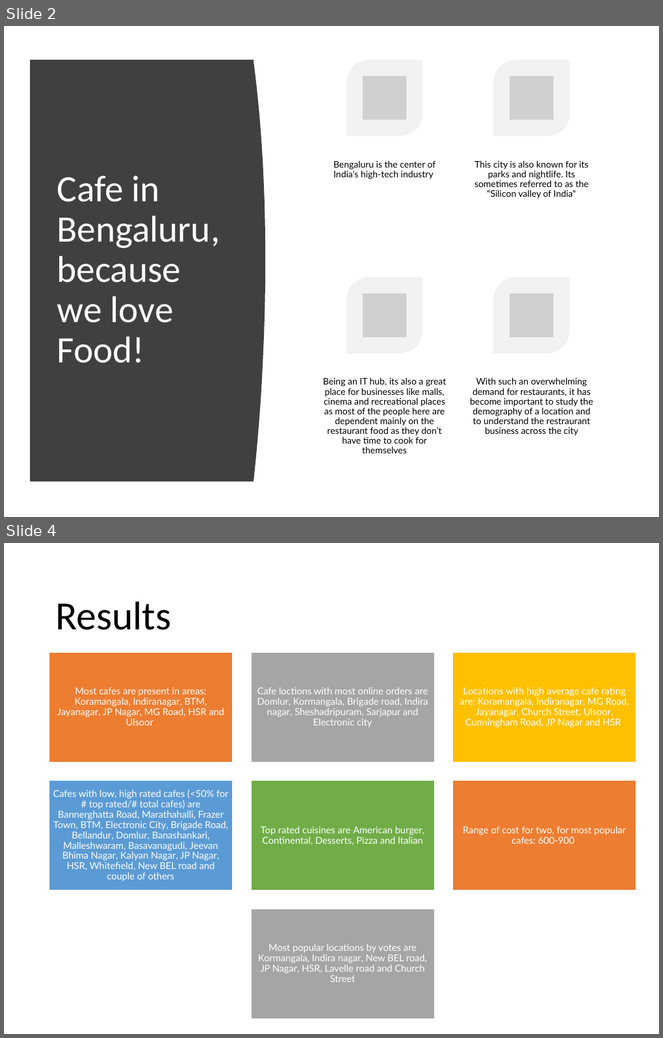
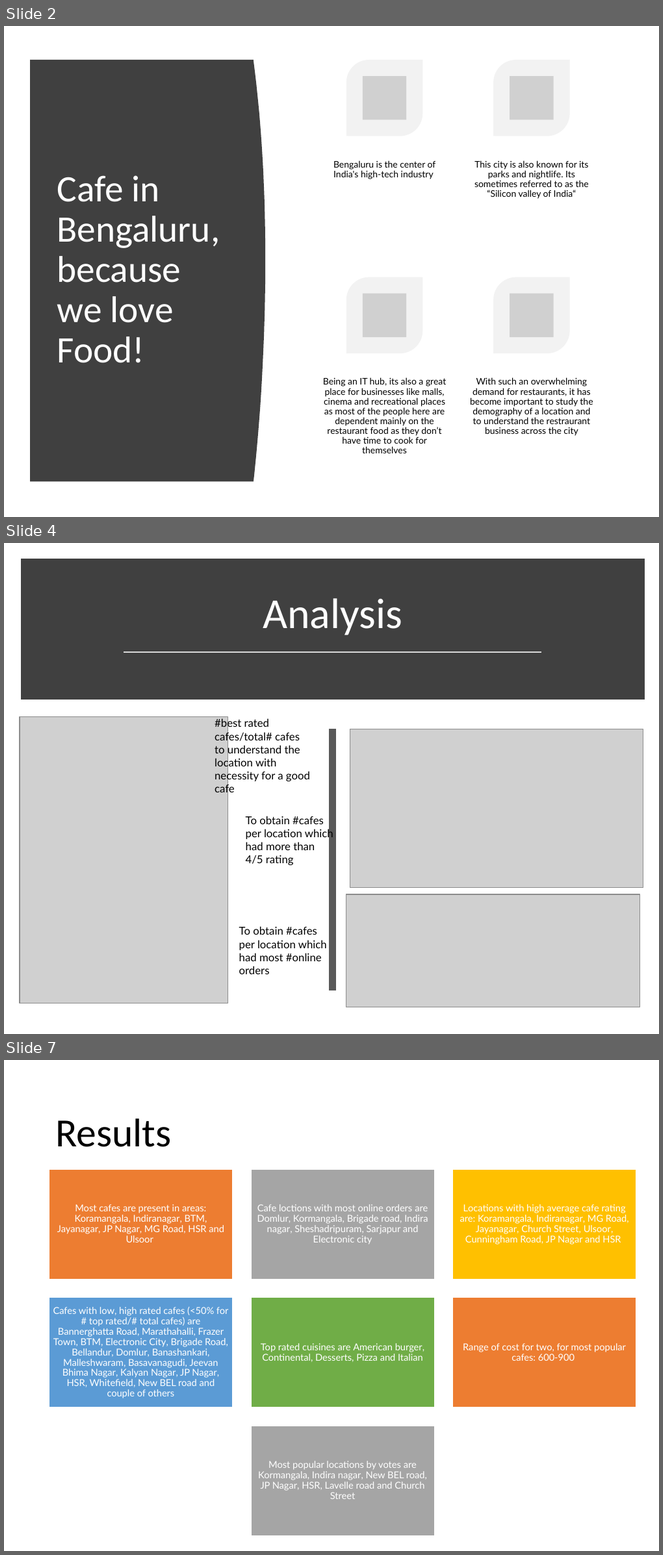
Before and after one commit to Narumanchi/Capstone, a slide deck: Best location to open a Cafe in Bengaluru.pptx. Shown one above the other, each under a label of ours: slides 2 and 4 before the commit, slides 2, 4 and 7 after it; the slides between them are not shown. The pictures are 663x1038 and 663x1555 pixels, drawn with LibreOffice and Linux fonts; fonts in the diff are those of the drawing; grey boxes stand for pictures. Boxes give left, top, right and bottom in pixels: in the first picture for what was removed or moved away, otherwise in the second. Text is boxed around its words. In the diff, an @@ line names an element or a change of style, - is before the commit and + after.

```diff
--- a/Best location to open a Cafe in Bengaluru.pptx
+++ b/Best location to open a Cafe in Bengaluru.pptx
@@ slide 4 added at bbox=[4, 543, 659, 1034], background #FFFFFF @@
@@ rectangle added at bbox=[25, 563, 640, 696], fill #404040, outline #404040 10 pt @@
@@ title added at bbox=[263, 598, 402, 635], 47 pt, text #FFFFFF @@
+Analysis
@@ line added from (124, 652) to (542, 652), #D9D9D9 1.75 pt @@
@@ picture added at bbox=[20, 717, 228, 1003] @@
@@ text added at bbox=[215, 718, 310, 795], 12 pt, text #000000 @@
+#best rated cafes/total# cafes to understand the location with necessity for a good cafe
@@ line added from (333, 729) to (333, 991), #595959 8 pt @@
@@ picture added at bbox=[350, 729, 644, 888] @@
@@ text added at bbox=[246, 816, 334, 865], 12 pt, text #000000 @@
+To obtain #cafes per location which had more than 4/5 rating
@@ picture added at bbox=[347, 895, 640, 1008] @@
@@ text added at bbox=[239, 927, 327, 975], 12 pt, text #000000 @@
+To obtain #cafes per location which had most #online orders
@@ what was slide 4 is now slide 7 @@
```
Also in this commit, not shown: 3 slides changed, 2 other slides added.
